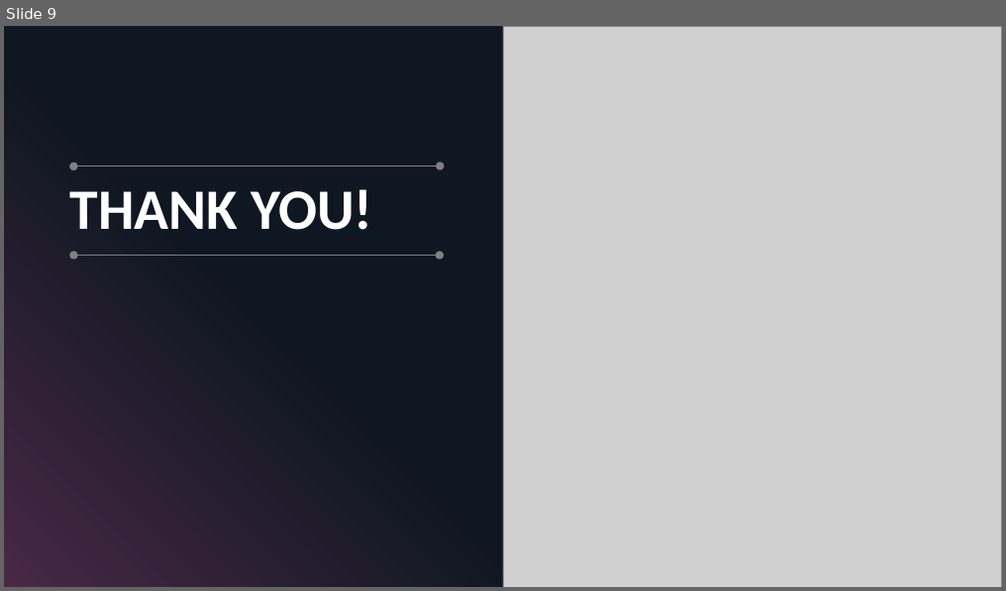
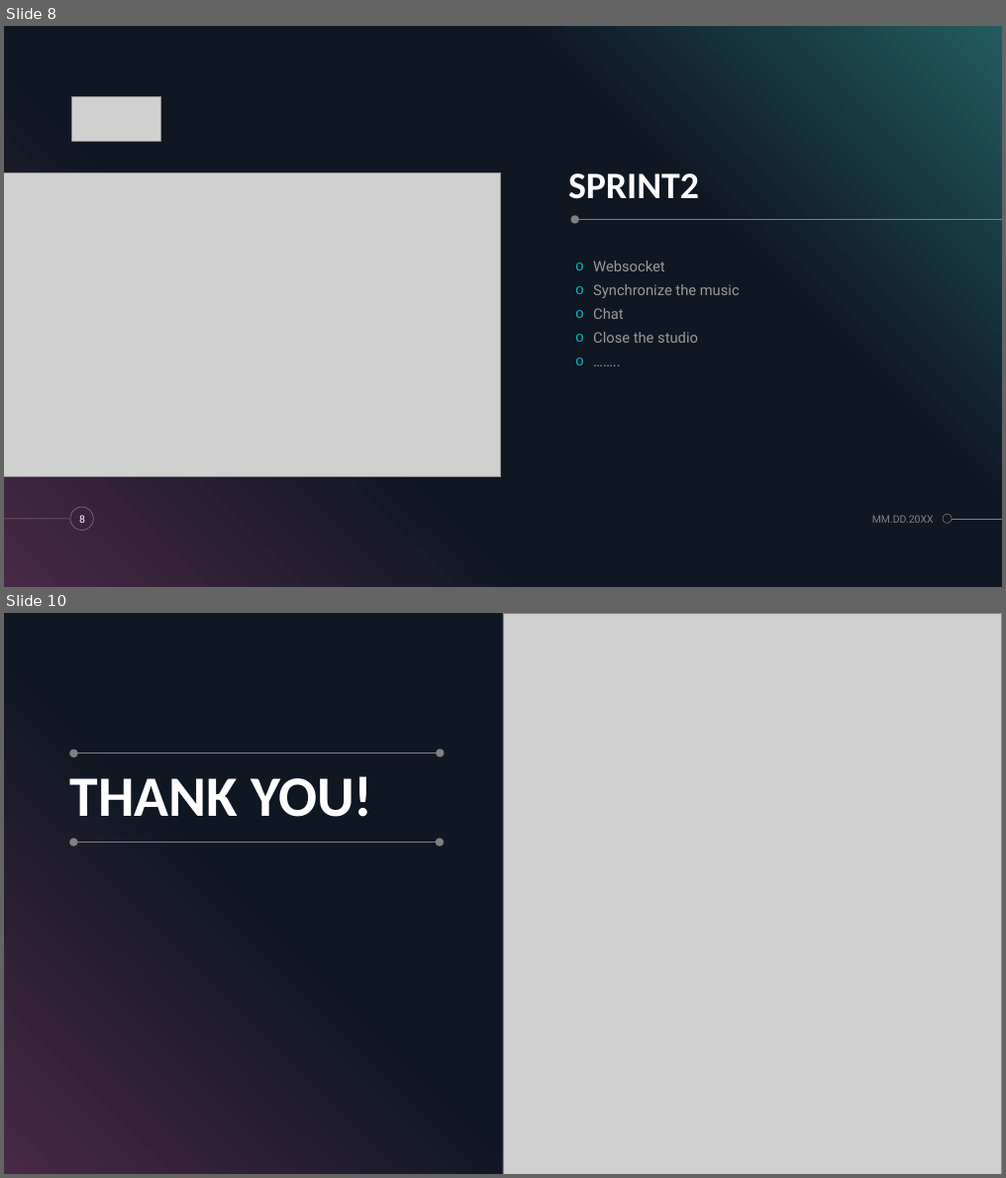
Before and after one commit to nicholeemma/synphony, a slide deck: SYNPHONY.pptx. Shown one above the other, each under a label of ours: slide 9 before the commit, slides 8 and 10 after it; the slides between them are not shown. The pictures are 1006x591 and 1006x1178 pixels, drawn with LibreOffice and Linux fonts; fonts in the diff are those of the drawing; grey boxes stand for pictures. Boxes give left, top, right and bottom in pixels: in the first picture for what was removed or moved away, otherwise in the second. Text is boxed around its words. In the diff, an @@ line names an element or a change of style, - is before the commit and + after.

```diff
--- a/SYNPHONY.pptx
+++ b/SYNPHONY.pptx
@@ slide 8 added at <box>4,26,1002,587</box>, background #000000; not listed: 4 template elements that a slide beside it also shows @@
@@ picture added at <box>72,96,160,141</box> @@
@@ picture added at <box>4,173,501,477</box> @@
@@ title added at <box>568,174,699,199</box>, 36 pt, text #FFFFFF, bold @@
+SPRINT2
@@ ellipse added at <box>570,215,579,224</box>, fill #808080 @@
@@ line added from (1002, 220) to (577, 220), #808080 0.5 pt @@
@@ text added at <box>593,261,740,343</box>, 14 pt, text #999999 @@
+o Websocket
+o Synchronize the music
+o Chat
+o Close the studio
+o ……..
@@ page number added at <box>79,515,85,523</box>, 10 pt, text #FFFFFF @@
+8
@@ text added at <box>872,515,934,523</box>, 10 pt, text #808080 @@
+MM.DD.20XX
@@ ellipse added at <box>943,514,951,523</box>, outline #808080 0.5 pt @@
@@ what was slide 9 is now slide 10 @@
```
Also in this commit, not shown: 5 slides changed, 1 other slide added, 1 slide removed, 1 other file.
